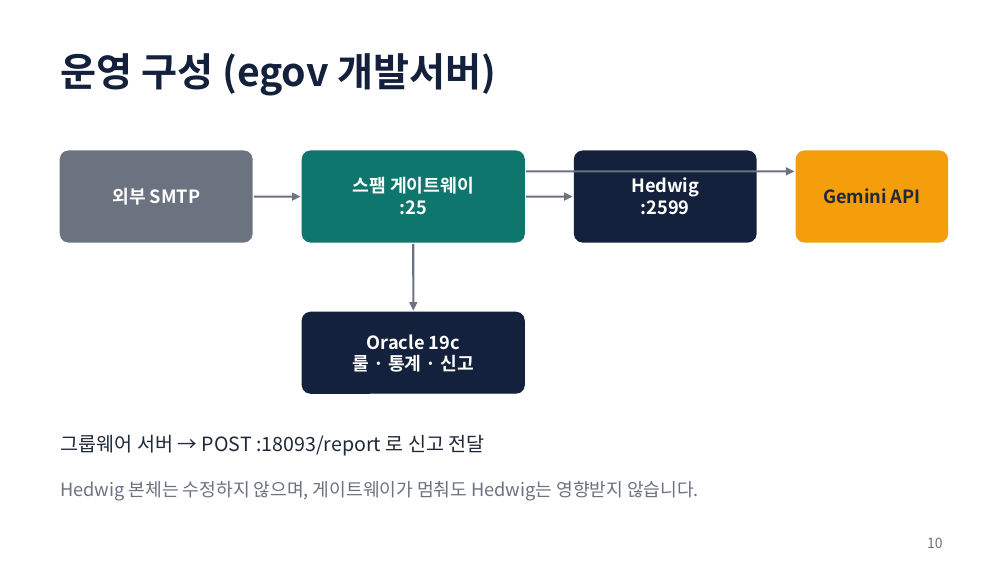
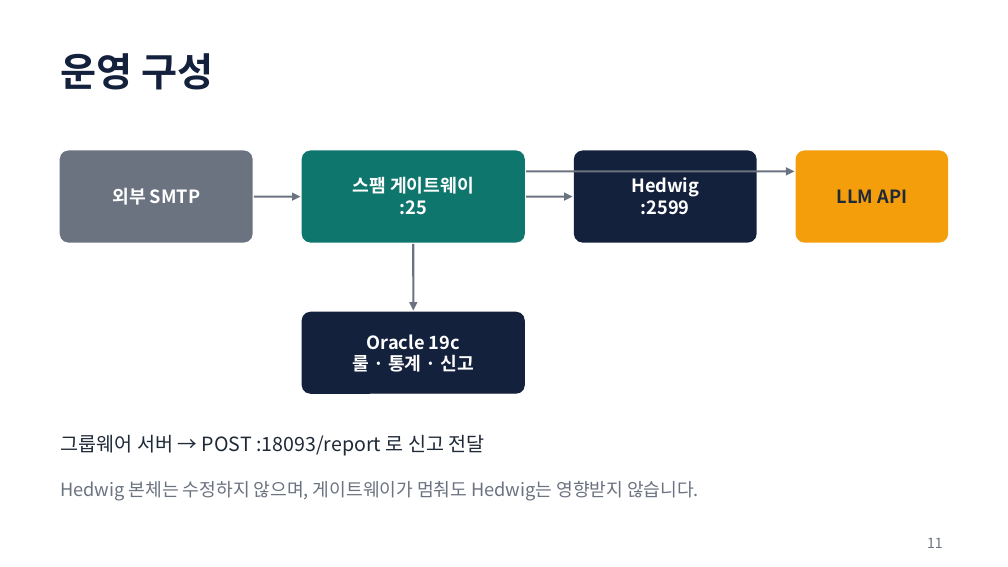
Before and after one commit to ending1/hedwig-spam-gateway, a slide deck: slide 11 of docs/hedwig-spam-gateway-intro.pptx (slide 10 before the commit). Drawn at 1008x567 pixels with LibreOffice and Linux fonts; fonts in the diff are those of the drawing. Boxes give left, top, right and bottom in pixels: in the first picture for what was removed or moved away, otherwise in the second. Text is boxed around its words. In the diff, an @@ line names an element or a change of style, - is before the commit and + after.

```diff
--- a/docs/hedwig-spam-gateway-intro.pptx
+++ b/docs/hedwig-spam-gateway-intro.pptx
@@ text at box(60, 53, 213, 90): text changed @@
-운영 구성 (egov 개발서버)
+운영 구성
@@ text at box(837, 189, 907, 203): text changed @@
-Gemini API
+LLM API
@@ page number at box(927, 538, 943, 548): text changed @@
-10
+11
```
Also in this commit, not shown: 1 other slide changed, 1 slide added, 2 slides removed.
